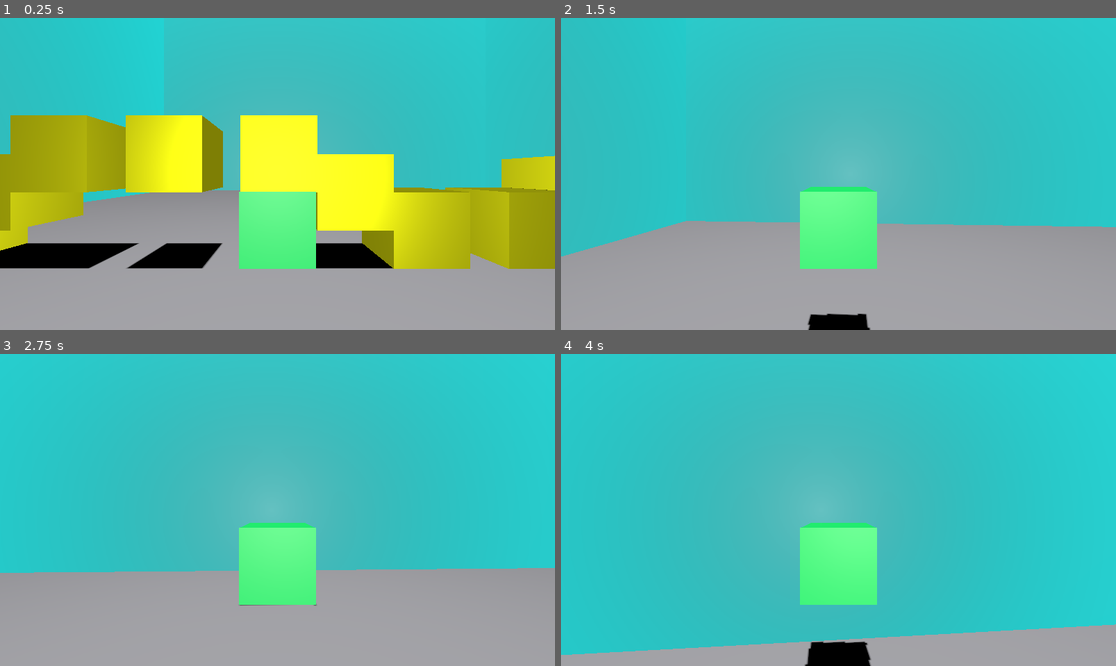
Above: before the commit, frames 1-4 (two rows, left to right).
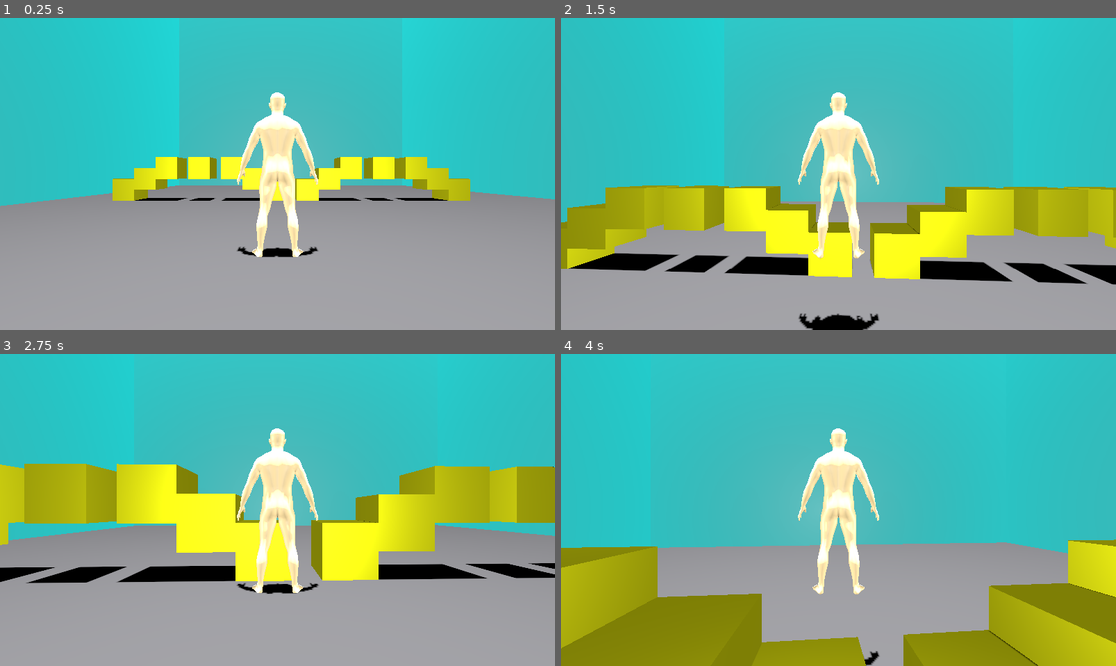
Above: after the commit, the same moments.

Repository: xcoderioslearn/test_3d_level
Game: Godot game, scene res://main.tscn
The game is run twice, just before and just after one commit, with the same random seed, the same clock (stepped at 60 frames per second) and the same inputs.
Inputs (mouse positions are in pixels of both pictures, inside the frame that each line leads up to):
- Up to frame 1 (0.25 s): no input
- Up to frame 2 (1.5 s): tap Enter (ui_accept) at 0.5, 0.77 s; move the mouse to (866, 174) at 0.52 s; hold Up (ui_up) from 0.53 s (still down); click (866, 174) at 0.67 s; move the mouse to (810, 174) at 1.27 s
- Up to frame 3 (2.75 s): keep holding Up (ui_up); tap Enter (ui_accept) at 1.52 s; move the mouse to (288, 503) at 2.02 s
- Up to frame 4 (4 s): keep holding Up (ui_up); move the mouse to (832, 516) at 2.77 s; click (832, 516) at 2.92 s; tap Enter (ui_accept) at 3.02, 3.77 s; move the mouse to (877, 513) at 3.52 s

The runs differ from the first frame. In frame 1, 33% of the frame differs, in the area x 0-100%, y 23-81%; in frame 2, 24%; in frame 3, 33%; in frame 4, 41%, in the area x 0-100%, y 23-100%.

Commit message:
replaced cube with static human body

Diff:
--- a/character.tscn
+++ b/character.tscn
@@ -1,16 +1,17 @@
 [gd_scene load_steps=4 format=3 uid="uid://d3q1vhdth0gl3"]
 
-[ext_resource type="PackedScene" uid="uid://dku5xx16ewmgi" path="res://assets/cube.glb" id="1_glpr6"]
 [ext_resource type="Script" uid="uid://cqaqx7em7k4nk" path="res://character.gd" id="1_pjt0s"]
+[ext_resource type="PackedScene" uid="uid://b5l5wrp3wk8dn" path="res://assets/humanfigure.glb" id="2_wa5vi"]
 
 [sub_resource type="BoxShape3D" id="BoxShape3D_ig7tw"]
-size = Vector3(2.06903, 1.9996, 2.07117)
+size = Vector3(0.933433, 1.67479, 0.456513)
 
 [node name="Character" type="CharacterBody3D"]
 script = ExtResource("1_pjt0s")
 
-[node name="cube" parent="." instance=ExtResource("1_glpr6")]
+[node name="CollisionShape3D" type="CollisionShape3D" parent="."]
+transform = Transform3D(-3, 0, -2.62268e-07, 0, 3, 0, 2.62268e-07, 0, -3, -0.00565672, 2.55938, -0.00218239)
+shape = SubResource("BoxShape3D_ig7tw")
 
-[node name="CollisionShape3D" type="CollisionShape3D" parent="."]
-transform = Transform3D(1, 0, 0, 0, 1, 0, 0, 0, 1, -0.000213385, 1.02148, -0.000793457)
-shape = SubResource("BoxShape3D_ig7tw")
+[node name="humanfigure" parent="." instance=ExtResource("2_wa5vi")]
+transform = Transform3D(-3, 0, -2.62268e-07, 0, 3, 0, 2.62268e-07, 0, -3, 0, 0, 0)
--- a/main.tscn
+++ b/main.tscn
@@ -8,7 +8,7 @@
 [node name="Floor" parent="." instance=ExtResource("1_ig7tw")]
 
 [node name="Character" parent="." instance=ExtResource("2_0xm2m")]
-transform = Transform3D(1, 0, 0, 0, 1, 0, 0, 0, 1, -6.32458, 0.661201, 0)
+transform = Transform3D(1, 0, 0, 0, 1, 0, 0, 0, 1, -2.785, 0.101, 13.422)
 
 [node name="Camera3D" type="Camera3D" parent="Character"]
 transform = Transform3D(1, 0, 0, 0, 1, 0, 0, 0, 1, 0, 2.5, 6.3)
@@ -21,6 +21,7 @@
 
 [node name="Bottom" type="DirectionalLight3D" parent="Lights"]
 transform = Transform3D(1, 0, 0, 0, -4.37114e-08, -1, 0, 1, -4.37114e-08, 0, -72.3, 0)
+visible = false
 
 [node name="NegativeZ" type="DirectionalLight3D" parent="Lights"]
 transform = Transform3D(1, 0, 0, 0, -1, 8.74228e-08, 0, -8.74228e-08, -1, 0, 0, -72.3)
Binary file removed: assets/cube.glb
Binary file added: assets/humanfigure.glb
Not shown, changed: assets/humanfigure.glb.import
